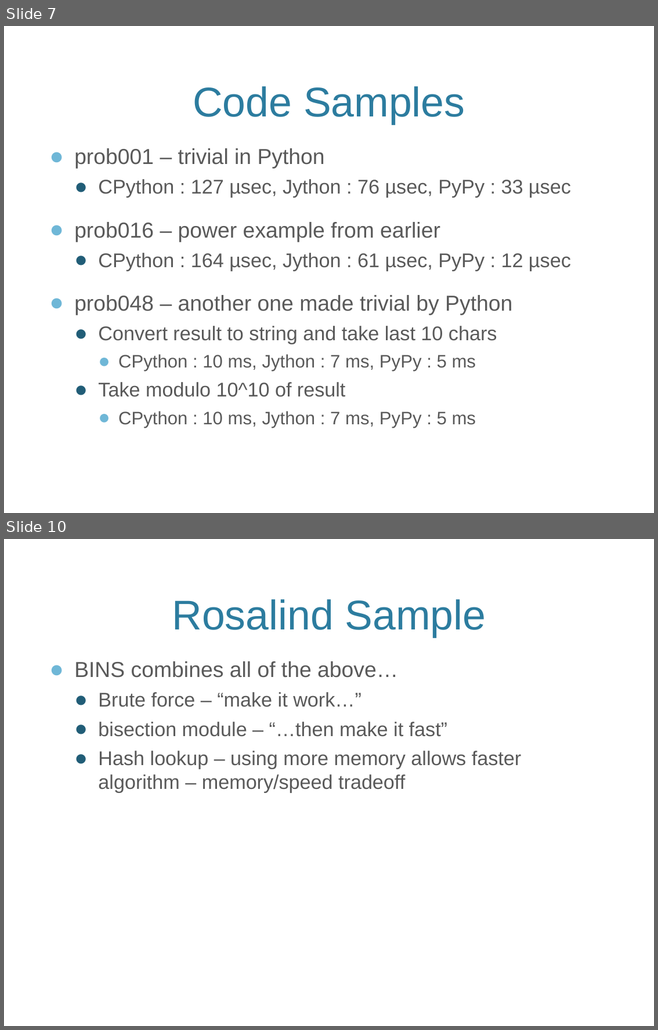
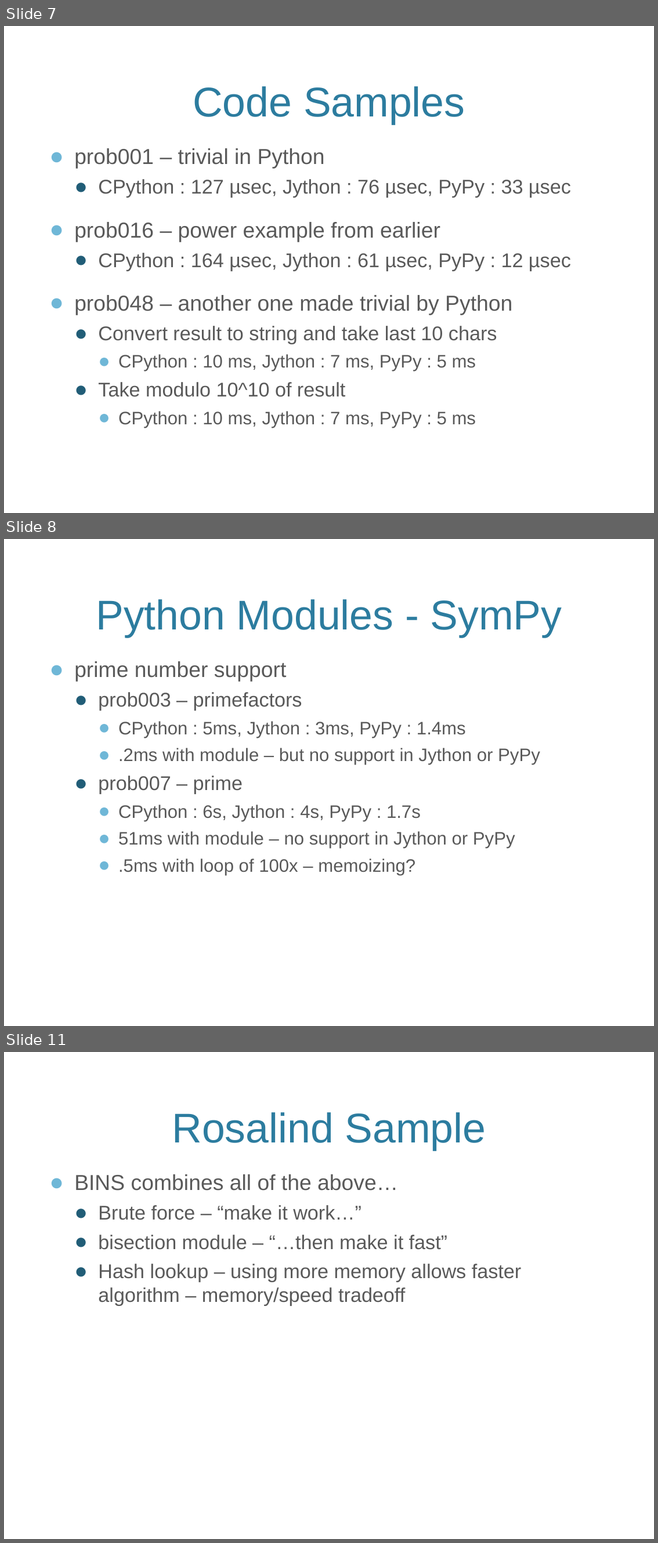
Before and after one commit to maccergit/python-talk, a slide deck: Python Performance Talk.pptx. Shown one above the other, each under a label of ours: slides 7 and 10 before the commit, slides 7, 8 and 11 after it; the slides between them are not shown. The pictures are 658x1030 and 658x1543 pixels, drawn with LibreOffice and Linux fonts; fonts in the diff are those of the drawing; background and template pictures are left out. Boxes give left, top, right and bottom in pixels: in the first picture for what was removed or moved away, otherwise in the second. Text is boxed around its words. In the diff, an @@ line names an element or a change of style, - is before the commit and + after.

Commit message:
fill in modules slides, add skeleton of surprises slide

```diff
--- a/Python Performance Talk.pptx
+++ b/Python Performance Talk.pptx
@@ slide 8 added at (4,539,654,1026), background picture (left out) @@
@@ title added at (96,599,562,638), 46 pt, text #2C7C9F @@
+Python Modules - SymPy
@@ text added at (74,661,540,875), 20 pt, text #595959 @@
+● prime number support
+  ● prob003 – primefactors
+    ● CPython : 5ms, Jython : 3ms, PyPy : 1.4ms
+    ● .2ms with module – but no support in Jython or PyPy
+  ● prob007 – prime
+    ● CPython : 6s, Jython : 4s, PyPy : 1.7s
+    ● 51ms with module – no support in Jython or PyPy
+    ● .5ms with loop of 100x – memoizing?
@@ what was slide 10 is now slide 11 @@
```
Also in this commit, not shown: 3 slides changed.
